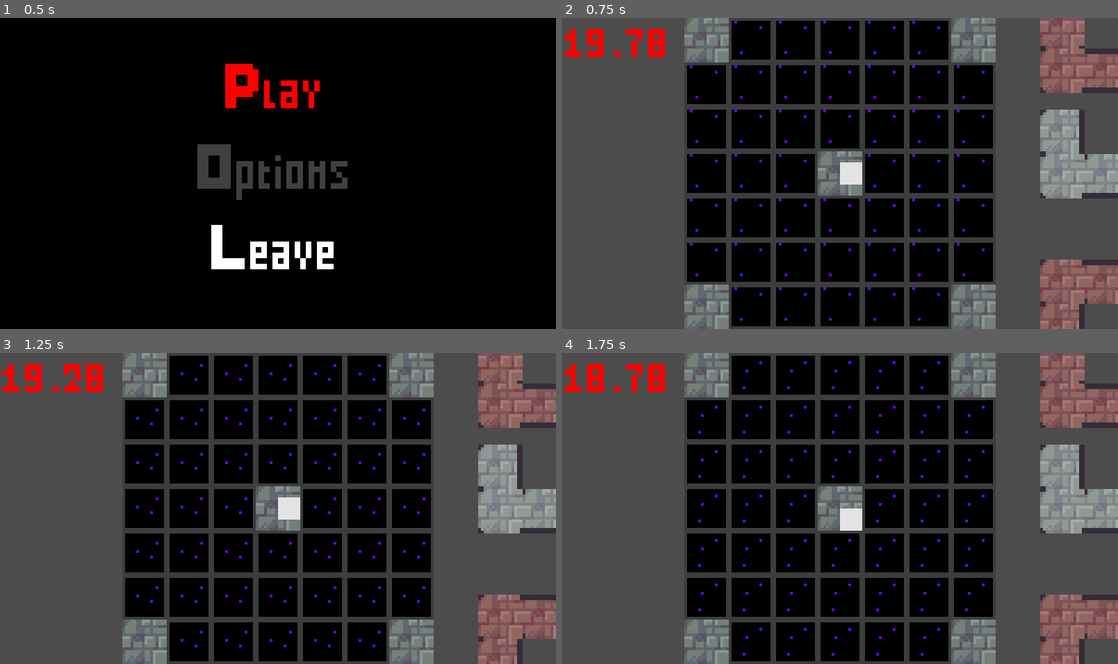
Above: before the commit, frames 1-4 (two rows, left to right).
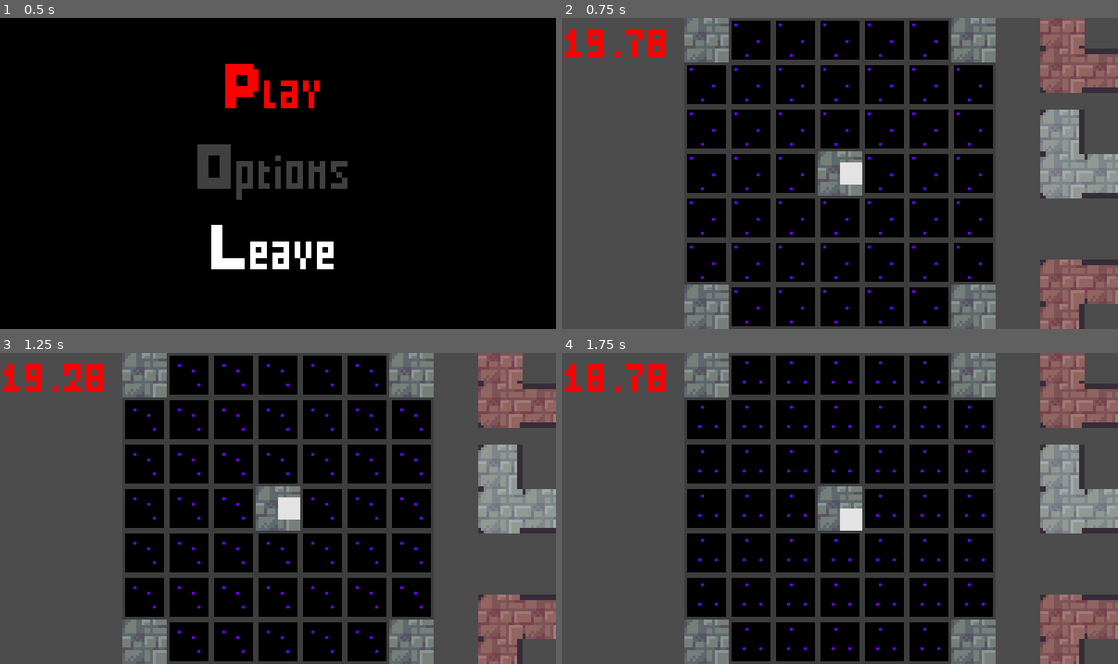
Above: after the commit, the same moments.

Repository: MrBSmith/Global2020
Game: Godot game, scene res://Scenes/GUI/Menus/ScreenTitle/ScreenTitle.tscn
The game is run twice, just before and just after one commit, with the same random seed, the same clock (stepped at 60 frames per second) and the same inputs.
Inputs (mouse positions are in pixels of both pictures, inside the frame that each line leads up to):
- Up to frame 1 (0.5 s): no input
- Up to frame 2 (0.75 s): tap Enter (ui_accept) at 0.5 s; move the mouse to (962, 157) at 0.52 s; hold Right (ui_right) from 0.53 s (still down); click (962, 157) at 0.6 s
- Up to frame 3 (1.25 s): keep holding Right (ui_right); tap Enter (ui_accept) at 0.77 s
- Up to frame 4 (1.75 s): move the mouse to (706, 374) at 1.27 s; release Right (ui_right) at 1.28 s; hold Down (ui_down) from 1.28 s (still down); tap Mouse wheel down (rotate_card_anti_clock) at 1.35 s; tap Enter (ui_accept) at 1.52 s

Frame 1 is identical in both runs. In frame 2, 1.2% of the frame differs, in the area x 23-76%, y 0-99%; in frame 3, 1.2%; in frame 4, 1.2%.

Commit message:
Add pivot point for card rotation

Diff:
--- a/BaseClasses/Card_Base.gd
+++ b/BaseClasses/Card_Base.gd
@@ -5,8 +5,8 @@
 
 # ---- VARIABLES ----
 
-onready var pivot_node = $Pivot
-onready var states_node = $States
+onready var pivot_node = get_node("Pivot")
+onready var states_node = get_node("States")
 
 # how many doors the card can have, between the range
 export var min_door : int = 2
@@ -24,8 +24,10 @@
 	"red" : red
 }
 
+var grid_min_pos : Vector2
+var grid_max_pos : Vector2
+
 var tiles_array : Array = []
-var tiles_touched : int = 0
 
 # ---- STATE MACHINE ACCESSORS -----
 
@@ -41,9 +43,8 @@
 func get_state_name() -> String:
 	return states_node.get_state_name()
 
-# ---- ONREADY ----
 
-func _ready():
+func setup():
 	# Get every tiles of the card
 	for child in get_children():
 		if child is Tile:
@@ -51,8 +52,6 @@
 
 	states_node.setup()
 
-
-# -- drag & drop & rotate functions --
 
 # Triggered by (and connected from) a child tile
 # Compute the offset between the mouse position and the position of the card to move the card accordingly
--- a/BaseClasses/TimerBase.gd
+++ b/BaseClasses/TimerBase.gd
@@ -4,7 +4,7 @@
 
 signal start_timer
 
-func on_ready():
+func setup():
 	var _err = connect("start_timer", get_parent(), "on_timer_started")
 	_err = connect("timeout", get_parent(), "on_timer_timeout")
 
--- a/Scenes/Cards/States/Drop.gd
+++ b/Scenes/Cards/States/Drop.gd
@@ -25,9 +25,31 @@
 func is_card_on_empty_place() -> bool:
 	for tile in owner.tiles_array:
 		var nearest_tile = get_the_nearest_tile(tile)
-		if !(nearest_tile is VoidTile) or len(tile.get_overlapping_areas()) == 0:
+		# If there is no void tile under the tile
+		if is_tile_outside_grid(tile):
+			return false
+		# If the nearest tile is not a void tile
+		if !(nearest_tile is VoidTile):
 			return false
 	return true
+
+
+# Return true if the given tile is inside the boudries of the grid, false if not
+func is_tile_outside_grid(tile : Tile) -> bool:
+	var tile_pos = tile.get_global_position()
+	var min_pos = owner.grid_min_pos
+	var max_pos = owner.grid_max_pos
+	var inside_x : bool = tile_pos.x < min_pos.x && tile_pos.x >= max_pos.x
+	var inside_y : bool = tile_pos.y < min_pos.y && tile_pos.y >= max_pos.y
+	return inside_x && inside_y
+
+
+# Return true if one or more element of the array is of the given class
+func find_class_in_array(array: Array, class_to_find: String):
+	for element in array:
+		if element.is_class(class_to_find):
+			return true
+	return false
 
 
 # Find the nearest void tile, and returns it
--- a/Scenes/Character/Character.gd
+++ b/Scenes/Character/Character.gd
@@ -16,8 +16,8 @@
 var velocity := Vector2.ZERO
 var direction := Vector2()
 
-var min_pos : Vector2
-var max_pos : Vector2
+var grid_min_pos : Vector2
+var grid_max_pos : Vector2
 
 var screen_width : float = ProjectSettings.get("display/window/size/width")
 var screen_height : float =  ProjectSettings.get("display/window/size/height")
@@ -41,7 +41,8 @@
 
 	var _err = connect("speed_changed", owner.get_node("Music"), "on_speed_changed")
 
-func on_ready():
+
+func setup():
 	set_physics_process(true)
 
 
@@ -61,8 +62,8 @@
 
 	# Move the physic body
 	velocity = move_and_slide(velocity)
-	global_position.x = clamp(global_position.x, min_pos.x + radius, max_pos.x - radius)
-	global_position.y = clamp(global_position.y, min_pos.y + radius, max_pos.y - radius)
+	global_position.x = clamp(global_position.x, grid_min_pos.x + radius, grid_max_pos.x - radius)
+	global_position.y = clamp(global_position.y, grid_min_pos.y + radius, grid_max_pos.y - radius)
 
 # ----- INPUT -----
 
--- a/Scenes/GUI/Timer/NTimer.gd
+++ b/Scenes/GUI/Timer/NTimer.gd
@@ -15,10 +15,10 @@
 			node_Timer.wait_time = 1
 			node_Timer.start_timer()
 
-func on_ready():
+func setup():
 	for child in children_array:
-		if(child.has_method("on_ready")):
-			child.on_ready()
+		if child.has_method("setup"):
+			child.setup()
 	node_Timer.start_timer()
 
 
--- a/Scenes/Game/Game.gd
+++ b/Scenes/Game/Game.gd
@@ -12,10 +12,10 @@
 
 	# Notify the Void node of the size of the map, so it can generate the right number of void tiles
 	grid_gen_node.nb_tiles = grid_size
-	grid_gen_node.on_ready()
+	grid_gen_node.setup()
 
 	for child in node_GUI_array:
-		if child.has_method("on_ready"):
-			child.on_ready()
+		if child.has_method("setup"):
+			child.setup()
 
 	music_node.launch_every_stream()
--- a/Scenes/Game/Game.tscn
+++ b/Scenes/Game/Game.tscn
@@ -22,8 +22,13 @@
 z_index = -5
 script = ExtResource( 2 )
 
+[node name="Hand" parent="Grid" instance=ExtResource( 12 )]
+position = Vector2( 180, 0 )
+z_index = 1
+z_as_relative = false
+
 [node name="Character" parent="Grid" instance=ExtResource( 1 )]
-z_index = 1
+z_index = 2
 z_as_relative = false
 friction = 0.25
 acceleration = 0.25
@@ -51,6 +56,3 @@
 }
 
 [node name="NTimer" parent="GUI" instance=ExtResource( 10 )]
-
-[node name="Hand" parent="." instance=ExtResource( 12 )]
-position = Vector2( 180, 0 )
--- a/Scenes/Game/GridGen.gd
+++ b/Scenes/Game/GridGen.gd
@@ -7,12 +7,20 @@
 var void_sprite_size : float
 var grid_position := Vector2.ZERO
 
-func on_ready():
+func setup():
 	create_grid()
-	$Character.min_pos = Vector2(grid_position.x + void_sprite_size / 2, 0)
-	$Character.max_pos.x = grid_position.x + (nb_tiles * void_sprite_size) - void_sprite_size / 2
-	$Character.max_pos.y = grid_position.y + (nb_tiles * void_sprite_size) - void_sprite_size
-	$Character.on_ready()
+	var min_pos = Vector2(grid_position.x + void_sprite_size / 2, 0)
+	var max_pos = Vector2.ZERO
+	max_pos.x = grid_position.x + (nb_tiles * void_sprite_size) - void_sprite_size / 2
+	max_pos.y = grid_position.y + (nb_tiles * void_sprite_size) - void_sprite_size
+
+	for child in get_children():
+		if "grid_min_pos" in child && "grid_max_pos" in child:
+			child.grid_min_pos = min_pos
+			child.grid_max_pos = max_pos
+
+		if child.has_method("setup"):
+			child.setup()
 
 
 # Fill the map with void tile, except the 4 corners and the center with normal tiles
--- a/Scenes/Hand/Hand.gd
+++ b/Scenes/Hand/Hand.gd
@@ -1,5 +1,8 @@
 extends Node2D
 class_name Hand
+
+var grid_min_pos : Vector2
+var grid_max_pos : Vector2
 
 var cards_array : Array = [
 	preload("res://Scenes/Cards/LineX2.tscn"),
@@ -24,6 +27,11 @@
 	new_card.connect("slot_freed", self, "on_slot_freed")
 	slot.call_deferred("add_child", new_card)
 
+	new_card.grid_min_pos = grid_min_pos
+	new_card.grid_max_pos = grid_max_pos
+
+	new_card.call_deferred("setup")
+
 
 # Tiggered whenever a slot is freed
 # Generate a new card
--- a/Scenes/Tiles/Void/Void.tscn
+++ b/Scenes/Tiles/Void/Void.tscn
@@ -34,7 +34,7 @@
 
 [node name="AnimatedSprite" type="AnimatedSprite" parent="."]
 frames = SubResource( 1 )
-frame = 9
+frame = 5
 playing = true
 __meta__ = {
 "_edit_lock_": true
--- a/Scenes/Tiles/Void/VoidTile.gd
+++ b/Scenes/Tiles/Void/VoidTile.gd
@@ -1,3 +1,6 @@
 extends Tile
 
 class_name VoidTile
+
+func is_class(value: String) -> bool:
+	return value == "VoidTile"
